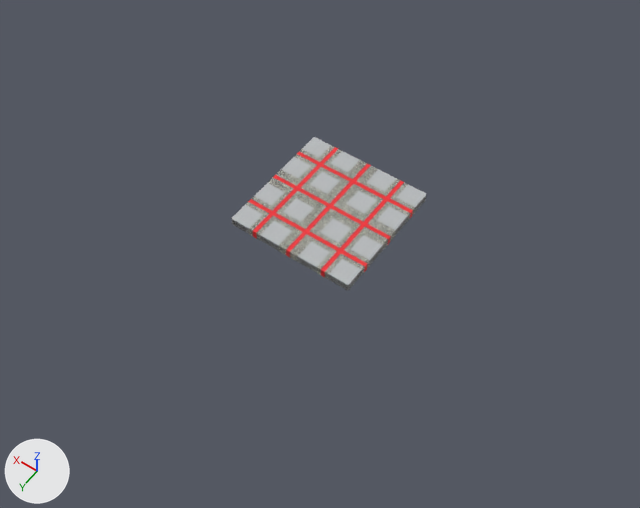
The FBX model Data/Model/Stage/0.StageOnigokko/StageOnigokko.fbx as it was, and as the next commit left it.
Rendered twice from a camera (50 mm lens) standing at (-18.0, 26.1, 36.8) and looking at (-0.7, 1.9, -1.3). The axes (+X, +Y, +Z) are drawn at lower left. The lights are the same throughout. Where no turn or scale is listed for an object, it has been applied to the vertices.

In view in the first picture: 'Terrain'.
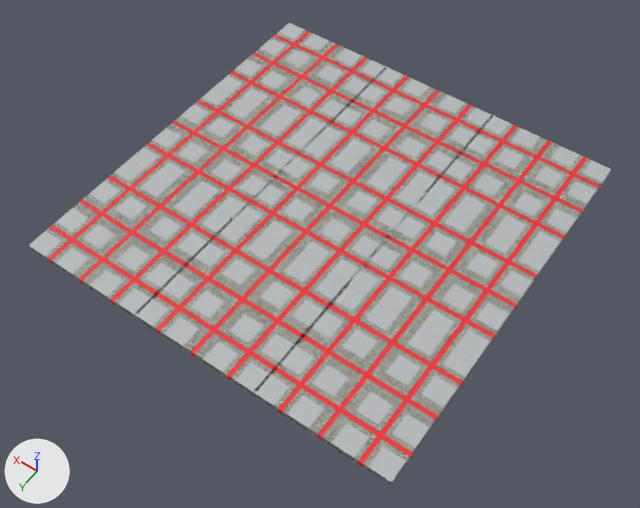
The newer file is also rescaled (x1.423), turned or shifted as a whole; pictures and numbers use the older file's frame.

What differs and where, as boxes [x1, y1, x2, y2] in the pictures (640 x 508 px):
'Terrain.003', added: after [254, 284, 477, 485]
'Terrain.004', added: after [135, 219, 348, 396]
'Terrain.002', added: after [347, 193, 550, 362]
'Terrain.005', added: after [29, 160, 231, 319]
'Terrain.006', added: after [425, 115, 611, 260]
'Terrain.001', added: after [129, 87, 315, 219]
'Terrain.007', added: after [315, 67, 493, 193]
'Terrain.008', added: after [215, 23, 387, 137]

The change in detail:
Mesh me_terrainmesh_002 is new.
It has 8713 vertices, 17422 faces and spans x -3.81..3.81, y -3.81..3.81, z 0.0..0.35.
It uses material mat_terrain_mat.
Object 'Terrain.002' (ob_terrain_002) is new; it shows me_terrainmesh_002.
Its location is (-7.45, 0.0, 0.15).
Object 'Terrain.007' (ob_terrain_007) is new; it shows a copy of me_terrainmesh_002.
Its location is (0.0, -7.59, 0.15).
Object 'Terrain.004' (ob_terrain_004) is new; it shows a copy of me_terrainmesh_002.
Its location is (0.0, 7.59, 0.15).
Object 'Terrain.001' (ob_terrain_001) is new; it shows a copy of me_terrainmesh_002.
Its location is (7.45, 0.0, 0.15).
Object 'Terrain.008' (ob_terrain_008) is new; it shows a copy of me_terrainmesh_002.
Its location is (7.45, -7.59, 0.15).
Object 'Terrain.006' (ob_terrain_006) is new; it shows a copy of me_terrainmesh_002.
Its location is (-7.45, -7.59, 0.15).
Object 'Terrain.005' (ob_terrain_005) is new; it shows a copy of me_terrainmesh_002.
Its location is (7.45, 7.59, 0.15).
Object 'Terrain.003' (ob_terrain_003) is new; it shows a copy of me_terrainmesh_002.
Its location is (-7.45, 7.59, 0.15).
